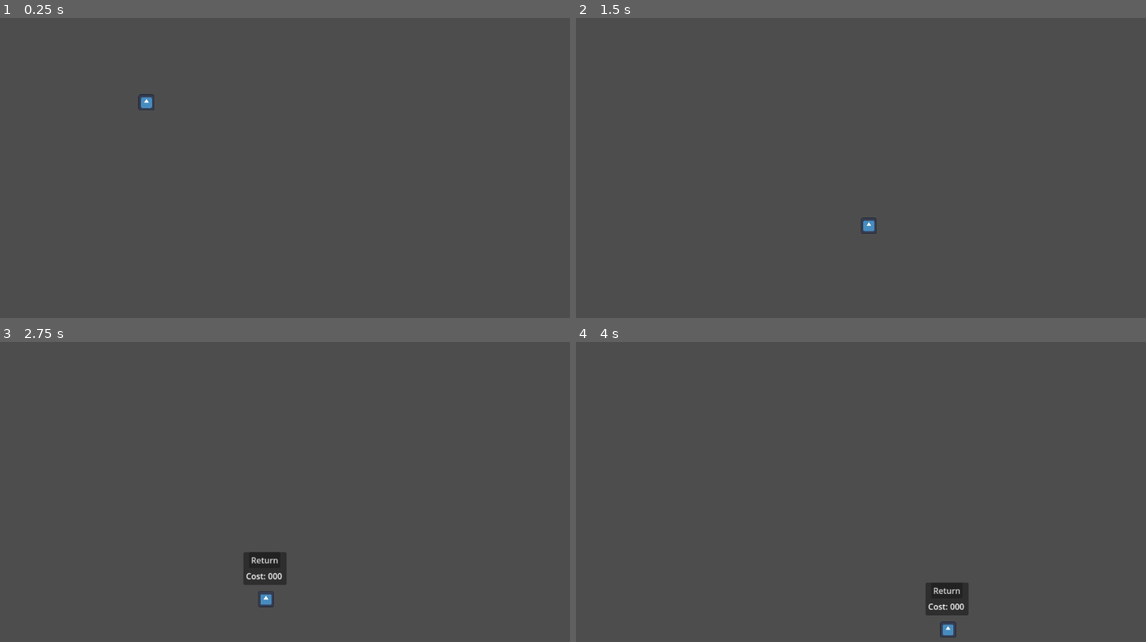
Above: before the commit, frames 1-4 (two rows, left to right).
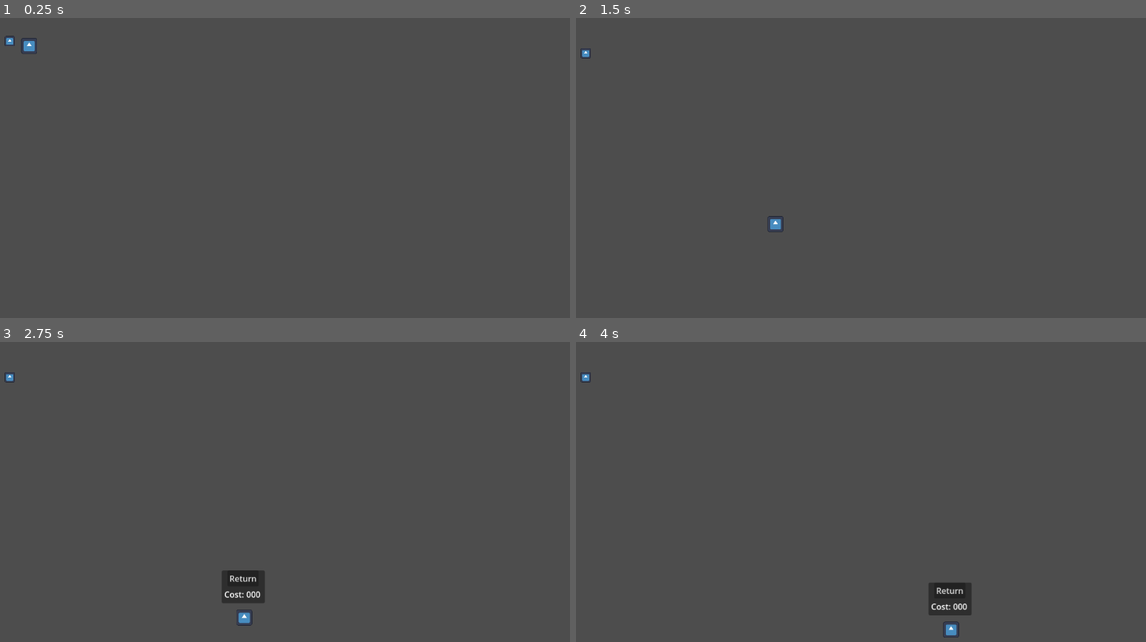
Above: after the commit, the same moments.

Repository: lplinna/Upcharge
Game: Godot game, scene res://Scenes/main_scene.tscn
Same seed, same stepped clock (60 frames per second), same inputs: the game is played once before the commit and once after it. The engine's default icon, where the game draws it, is replaced by a stand-in: a white triangle on a blue panel in a dark square.
Inputs:
- Up to frame 1 (0.25 s): no input
- Up to frame 2 (1.5 s): hold D (move_right) from 0.53 s (still down); tap W (move_up) at 0.77 s
- Up to frame 3 (2.75 s): tap W (move_up) at 1.52 s; release D (move_right) at 2.03 s; hold A (move_left) from 2.03 s (still down)
- Up to frame 4 (4 s): release A (move_left) at 2.78 s; hold D (move_right) from 2.78 s (still down); tap W (move_up) at 3.02, 3.77 s

The runs differ from the first frame. In frame 1, 0.2% of the frame differs, in the area x 0-28%, y 5-31%; in frame 2, 0.2%; in frame 3, 1.4%, in the area x 0-51%, y 10-95%; in frame 4, 0.4%.

Commit message:
Skeleton of coin

Diff:
--- a/Scenes/main_scene.tscn
+++ b/Scenes/main_scene.tscn
@@ -1,8 +1,9 @@
-[gd_scene load_steps=6 format=3 uid="uid://dmxh36lkghlvy"]
+[gd_scene load_steps=11 format=3 uid="uid://dmxh36lkghlvy"]
 
 [ext_resource type="Texture2D" uid="uid://ccc2yu17f42bt" path="res://icon.svg" id="1_b10hd"]
 [ext_resource type="Script" path="res://Scripts/Player.gd" id="1_e7d48"]
-[ext_resource type="PackedScene" uid="uid://fjd6tdto2orx" path="res://Scenes/PopUp.tscn" id="3_k3m6n"]
+[ext_resource type="PackedScene" path="res://Scenes/PopUp.tscn" id="3_k3m6n"]
+[ext_resource type="Script" path="res://Scenes/Coin.gd" id="4_fkrsh"]
 
 [sub_resource type="CapsuleShape2D" id="CapsuleShape2D_rmbm4"]
 radius = 18.0
@@ -20,10 +21,12 @@
 [sub_resource type="RectangleShape2D" id="RectangleShape2D_b824x"]
 size = Vector2(147.875, 27)
 
+[sub_resource type="RectangleShape2D" id="RectangleShape2D_sqlwv"]
+
 [node name="Node2D" type="Node2D"]
 
 [node name="Player" type="CharacterBody2D" parent="."]
-position = Vector2(325, 125)
+position = Vector2(96, 29)
 script = ExtResource("1_e7d48")
 
 [node name="CollisionShape2D" type="CollisionShape2D" parent="Player"]
@@ -41,7 +44,6 @@
 offset_right = -40.0
 offset_bottom = -88.0
 
-[node name="StaticBody2D" type="StaticBody2D" parent="."]
 [node name="BottomGround" type="StaticBody2D" parent="."]
 position = Vector2(576, 615)
 
@@ -114,3 +116,16 @@
 
 [node name="CollisionShape2D" type="CollisionShape2D" parent="Challenge2/TinyPlatform"]
 shape = SubResource("RectangleShape2D_c2wxe")
+
+[node name="Coin" type="RigidBody2D" parent="."]
+position = Vector2(58, 17)
+script = ExtResource("4_fkrsh")
+
+[node name="CollisionShape2D" type="CollisionShape2D" parent="Coin"]
+shape = SubResource("RectangleShape2D_sqlwv")
+
+[node name="Sprite2D" type="Sprite2D" parent="Coin"]
+scale = Vector2(0.155, 0.155)
+texture = ExtResource("1_b10hd")
+
+[connection signal="body_entered" from="Coin" to="Coin" method="_on_body_entered"]
--- a/Scripts/Player.gd
+++ b/Scripts/Player.gd
@@ -10,6 +10,8 @@
 var old_velx: float = 0
 
 @onready var PopUp = $PopUp
+
+
 
 func _physics_process(delta):
 	velocity.y += gravity_intensity * delta
